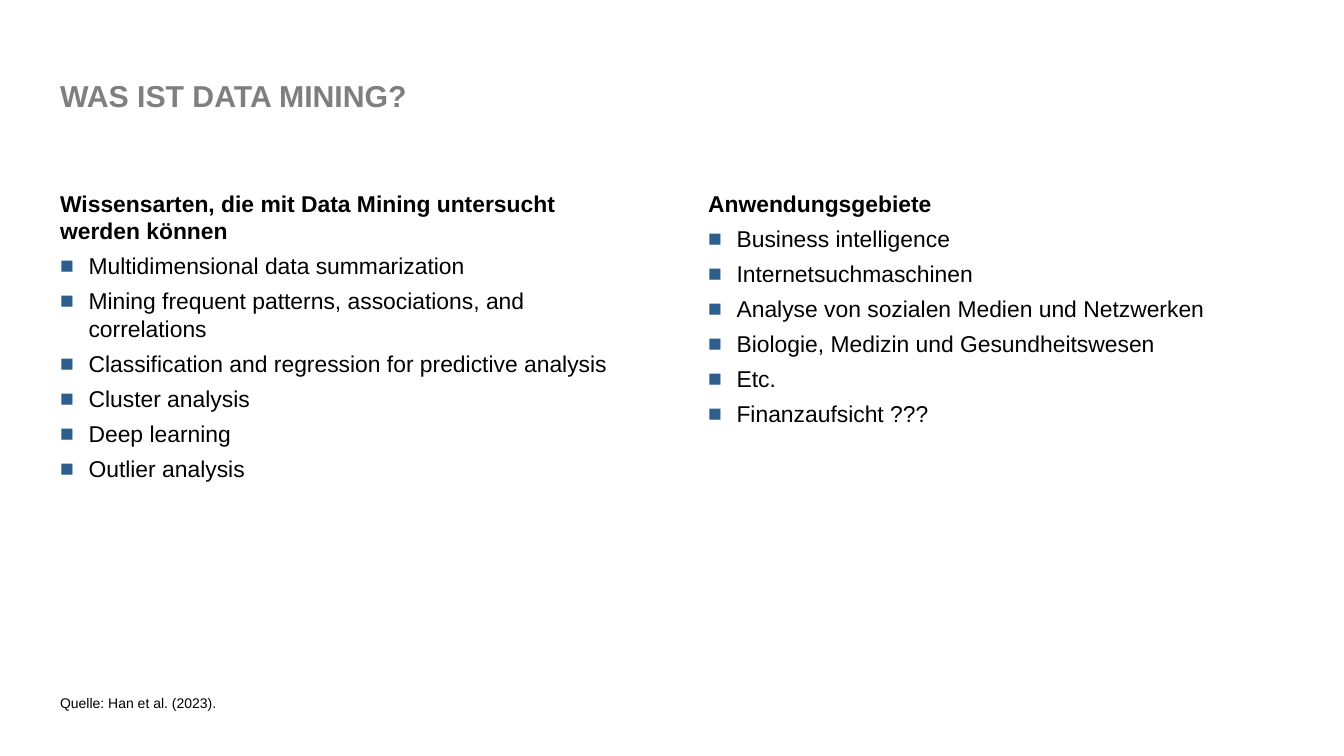
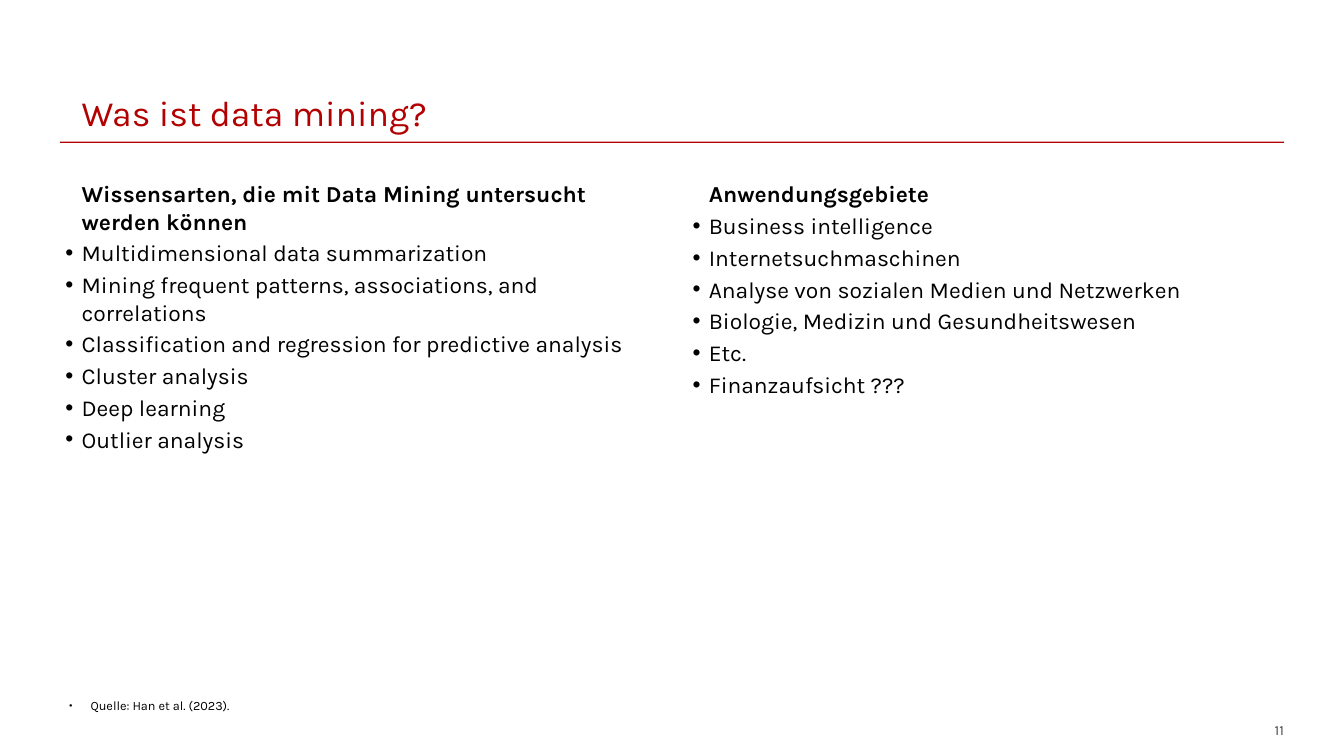
Before and after one commit to franzmohr/intro-data-mining-de, a slide deck: slide 11 of data-mining.odp. Drawn at 1344x756 pixels with LibreOffice and Linux fonts; fonts in the diff are those of the drawing. Boxes give left, top, right and bottom in pixels: in the first picture for what was removed or moved away, otherwise in the second. Text is boxed around its words. In the diff, an @@ line names an element or a change of style, - is before the commit and + after.

```diff
--- a/data-mining.odp
+++ b/data-mining.odp
@@ title "Was ist data mining?" at (82,101,427,134): vertical alignment middle to bottom @@
@@ title at (82,101,427,134): text changed; size 23.8 to 28 pt; font Arial to Karla; text colour #7F7F7F to #B30000; bold off @@
-WAS IST DATA MINING?
+Was ist data mining?
@@ line added from (60, 143) to (1284, 143), #B30000 0.99 pt @@
@@ text "Wissensarten, die mit Data Mining ..." at (82,185,623,454): font Arial to Karla; indent changed; less space between paragraphs; bullet ■ to •; bullet colour #2E5E8C to #000000 @@
@@ text "Anwendungsgebiete" at (709,186,1181,394): font Arial to Karla; indent changed; less space between paragraphs; bullet ■ to •; bullet colour #2E5E8C to #000000 @@
@@ text "Anwendungsgebiete": place and size @@
-text "Anwendungsgebiete" at (708,195,1204,423)
+text "Anwendungsgebiete" at (709,186,1181,394)
@@ text "Quelle: Han et al. (2023).": place and size @@
-text "Quelle: Han et al. (2023)." at (60,698,216,711)
+text "Quelle: Han et al. (2023)." at (91,701,230,712)
@@ text "Quelle: Han et al. (2023)." at (91,701,230,712): size 11 to 10 pt, font Arial to Karla; bullet none to ●; less space between paragraphs @@
@@ page number added at (1275,726,1284,735), 11 pt, text #404040 @@
+11
```
Also in this commit, not shown: 31 other slides changed.
